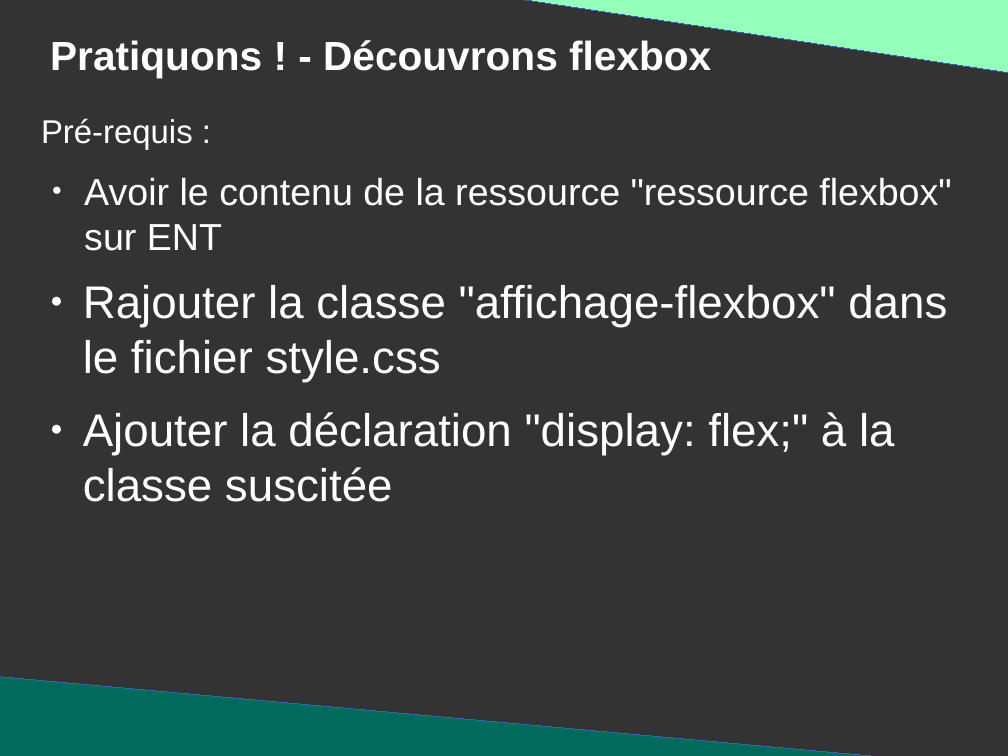
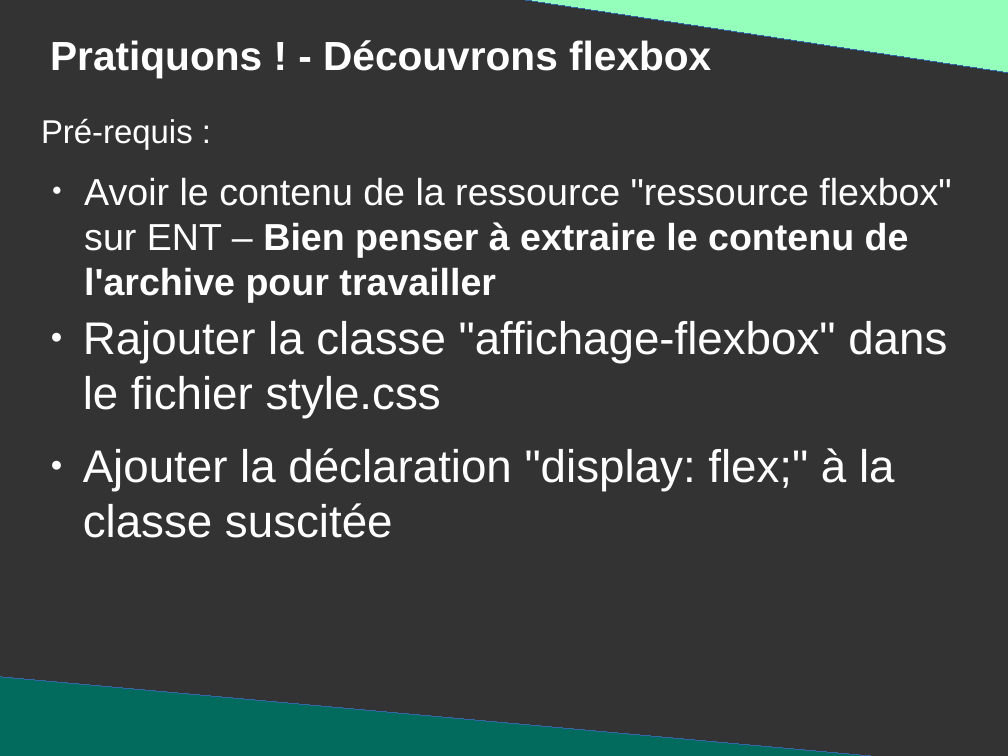
Before and after one commit to DanYellow/presentations, a slide deck: slide 95 of mmi/html/travaux-pratiques/numero-2/presentation.odp (slide 93 before the commit). Drawn at 1008x756 pixels with LibreOffice and Linux fonts; fonts in the diff are those of the drawing. Boxes give left, top, right and bottom in pixels: in the first picture for what was removed or moved away, otherwise in the second. Text is boxed around its words. In the diff, an @@ line names an element or a change of style, - is before the commit and + after.

```diff
--- a/mmi/html/travaux-pratiques/numero-2/presentation.odp
+++ b/mmi/html/travaux-pratiques/numero-2/presentation.odp
@@ text at <box>84,177,951,296</box>: text changed; bold on @@
-● Avoir le contenu de la ressource "ressource flexbox" sur ENT
+● Avoir le contenu de la ressource "ressource flexbox" sur ENT – Bien penser à extraire le contenu de l'archive pour travailler
@@ text "Rajouter la classe "affichage-flexbox" dans ...": place and size @@
-text "Rajouter la classe "affichage-flexbox" dans ..." at <box>83,285,947,502</box>
+text "Rajouter la classe "affichage-flexbox" dans ..." at <box>83,321,947,538</box>
```
Also in this commit, not shown: 2 slides added, 3 other files.
